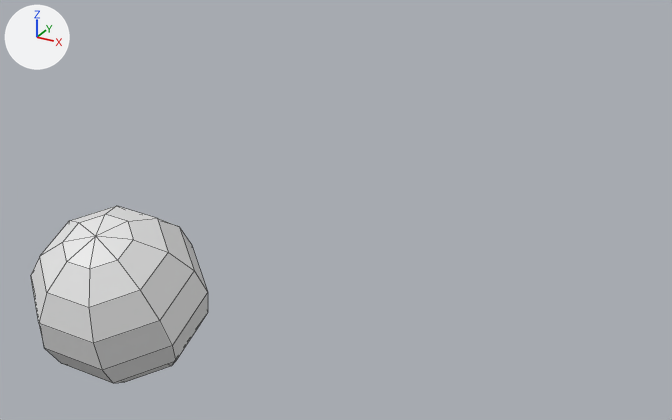
An edit to the Blender file Python.blend, drawn before and after from the same camera.
The view is the same before and after, from a 50 mm lens placed at (4.41, -8.78, 6.66), pointed at (-0.42, 0.0, 2.27). Arrows for +X, +Y and +Z are at upper left; the lights stay in place. Mesh edges are drawn as thin lines.

Script lines for the objects in view, before the commit:
```python
me_cube = bpy.data.meshes.new('Cube')
me_cube.from_pydata(...)  # a box spanning x -1.0..1.0, y -1.0..1.0, z -1.0..1.0
me_sphere = bpy.data.meshes.new('Sphere')
me_sphere.from_pydata(...)  # 59 vertices, 64 faces; spans x -1.0..1.0, y -1.0..1.0, z -1.0..1.0
ob_cube = bpy.data.objects.new('Cube', me_cube)
ob_cube.location = (1.0, 1.0, 2.0)
ob_cube.rotation_euler = (0.432, -0.375, -0.167)  # degrees (25, -21, -9.6)
ob_cube.scale = (1.0, 1.0, 2.0)
ob_cube.hide_set(True)
ob_sphere = bpy.data.objects.new('Sphere', me_sphere)
ob_sphere.location = (-2.167, -1.851, 1.571)
ob_sphere.rotation_euler = (0.352, 0.24, -0.302)  # degrees (20, 14, -17)
```
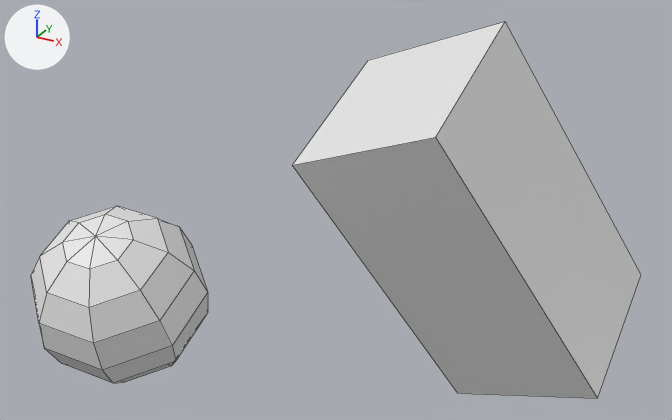
The change, as a list of edits to the scene's bpy script:
```text
Change ob_cube:
    remove ob_cube.hide_set(True)
```

Location of each change, [x1, y1, x2, y2] in pixels of the pictures (672 x 420 px):
'Cube', shown
    after: [292, 22, 641, 398]
